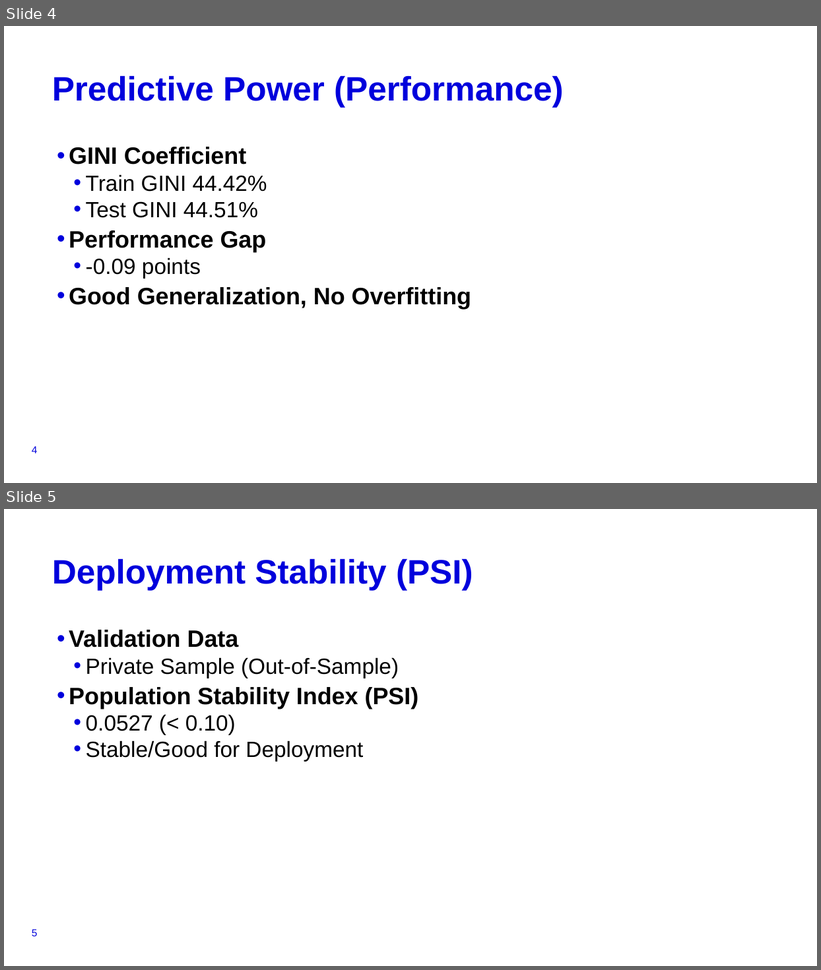
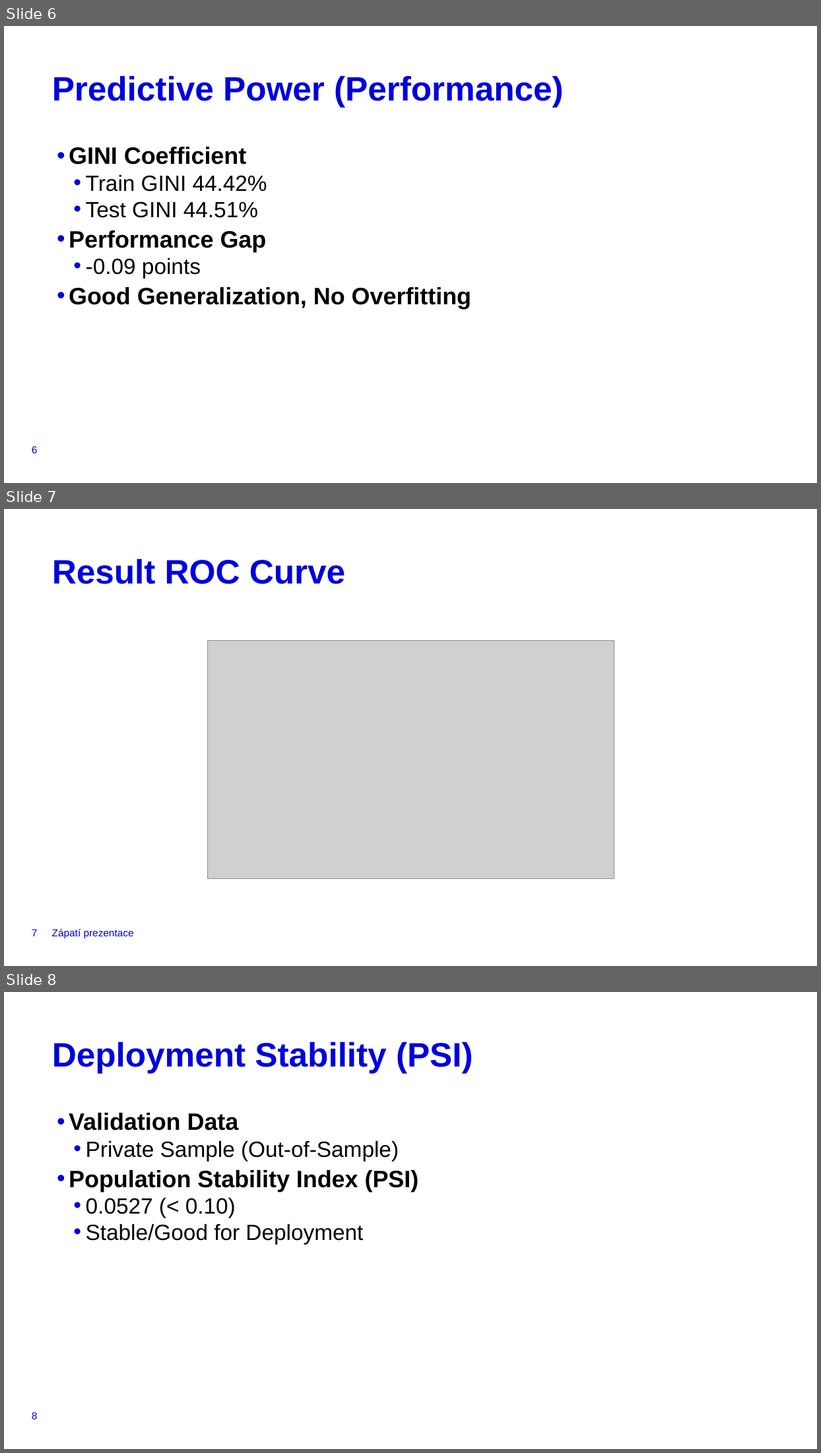
Before and after one commit to konj27/CreditRisk, a slide deck: APRE_Presentation.pptx. Shown one above the other, each under a label of ours: slides 4 and 5 before the commit, slides 6, 7 and 8 after it. The pictures are 821x970 and 821x1453 pixels, drawn with LibreOffice and Linux fonts; fonts in the diff are those of the drawing; grey boxes stand for pictures; background and template pictures are left out. Boxes give left, top, right and bottom in pixels: in the first picture for what was removed or moved away, otherwise in the second. Text is boxed around its words. In the diff, an @@ line names an element or a change of style, - is before the commit and + after.

Commit message:
adding pictures to the presentation

```diff
--- a/APRE_Presentation.pptx
+++ b/APRE_Presentation.pptx
@@ slide 7 added at <box>4,509,817,966</box>, background #FFFFFF @@
@@ title added at <box>52,559,345,584</box>, 40 pt, text #0000DC, bold @@
+Result ROC Curve
@@ picture added at <box>207,641,614,879</box> @@
@@ page number added at <box>32,929,38,937</box>, 12 pt, text #0000DC @@
+7
@@ text added at <box>52,929,134,939</box>, 12 pt, text #0000DC @@
+Zápatí prezentace
@@ what was slide 4 is now slide 6 @@
@@ page number at <box>32,446,38,454</box>: text changed @@
-4
+6
@@ what was slide 5 is now slide 8 @@
@@ page number at <box>32,1412,38,1420</box>: text changed @@
-5
+8
```
Also in this commit, not shown: 4 other slides added.
